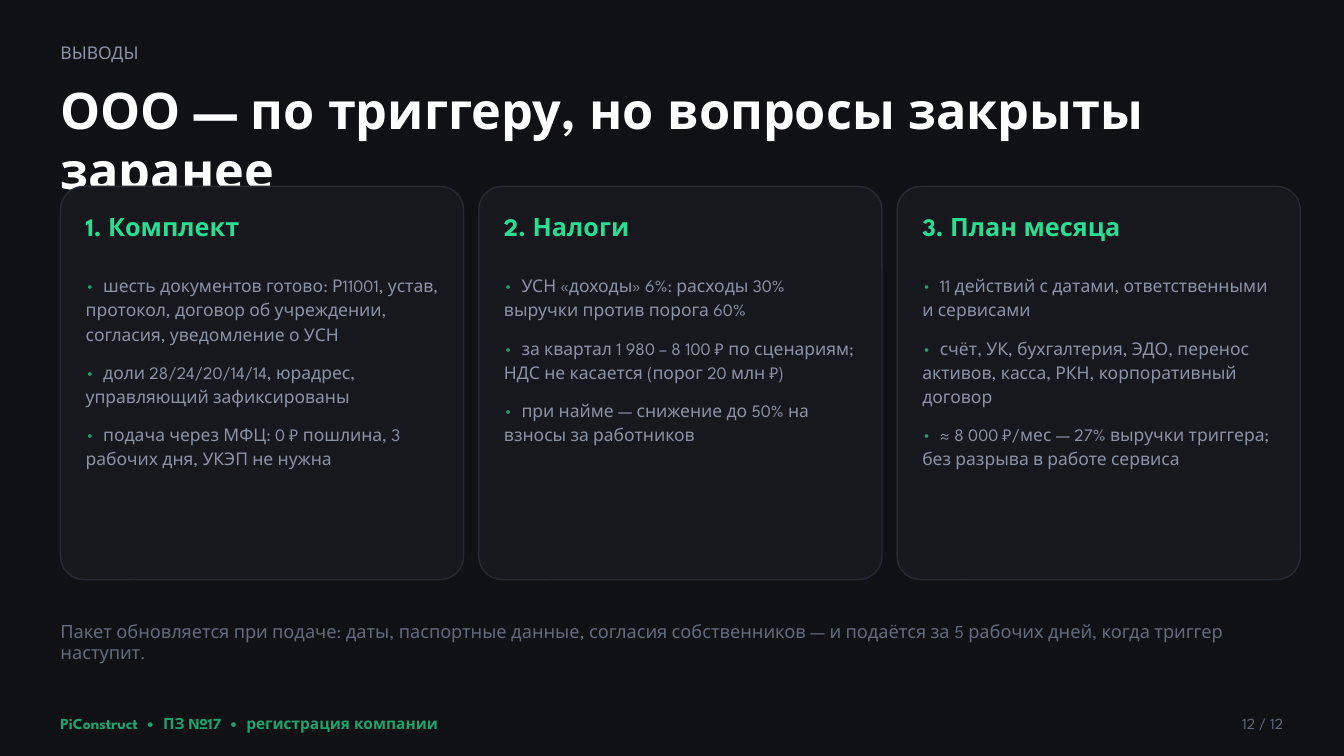
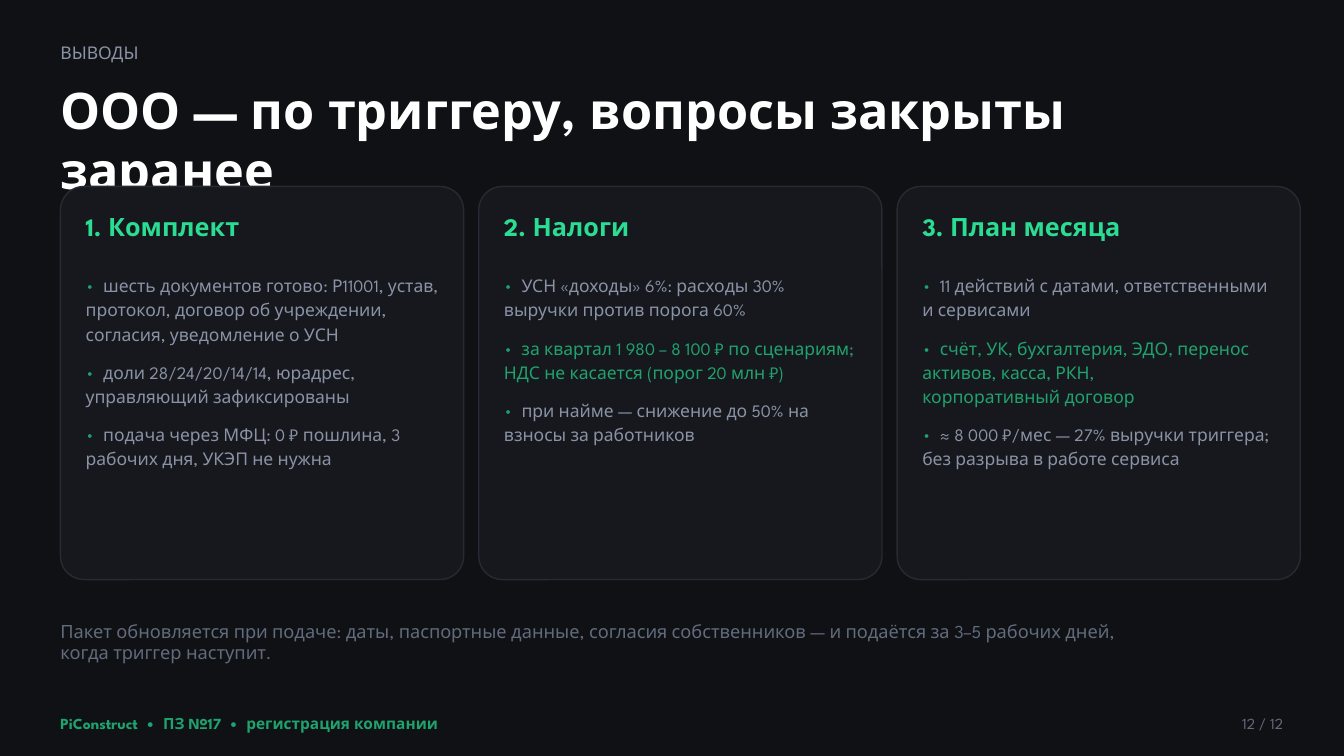
Before and after one commit to Eaglet12IQ/startup-team-1, a slide deck: slide 12 of READMEs/sem_7/week9/attachments/PiConstruct_Регистрация_ООО.pptx. Drawn at 1344x756 pixels with LibreOffice and Linux fonts; fonts in the diff are those of the drawing. Boxes give left, top, right and bottom in pixels: in the first picture for what was removed or moved away, otherwise in the second. Text is boxed around its words. In the diff, an @@ line names an element or a change of style, - is before the commit and + after.

```diff
--- a/READMEs/sem_7/week9/attachments/PiConstruct_Регистрация_ООО.pptx
+++ b/READMEs/sem_7/week9/attachments/PiConstruct_Регистрация_ООО.pptx
@@ text at [60,92,1065,190]: text changed @@
-ООО — по триггеру, но вопросы закрыты заранее
+ООО — по триггеру, вопросы закрыты заранее
@@ text at [504,343,849,383]: text colour #8A93A6 to #1FA36E in "за квартал 1 980 – 8 100 ..." @@
@@ text at [922,342,1249,407]: text colour #8A93A6 to #1FA36E in "счёт, УК, бухгалтерия, ЭДО, перенос активов, касса, ..." @@
@@ text at [60,624,1109,663]: text changed @@
-Пакет обновляется при подаче: даты, паспортные данные, согласия собственников — и подаётся за 5 рабочих дней, когда триггер наступит.
+Пакет обновляется при подаче: даты, паспортные данные, согласия собственников — и подаётся за 3–5 рабочих дней, когда триггер наступит.
```
Also in this commit, not shown: 8 other slides changed, 15 other files.
